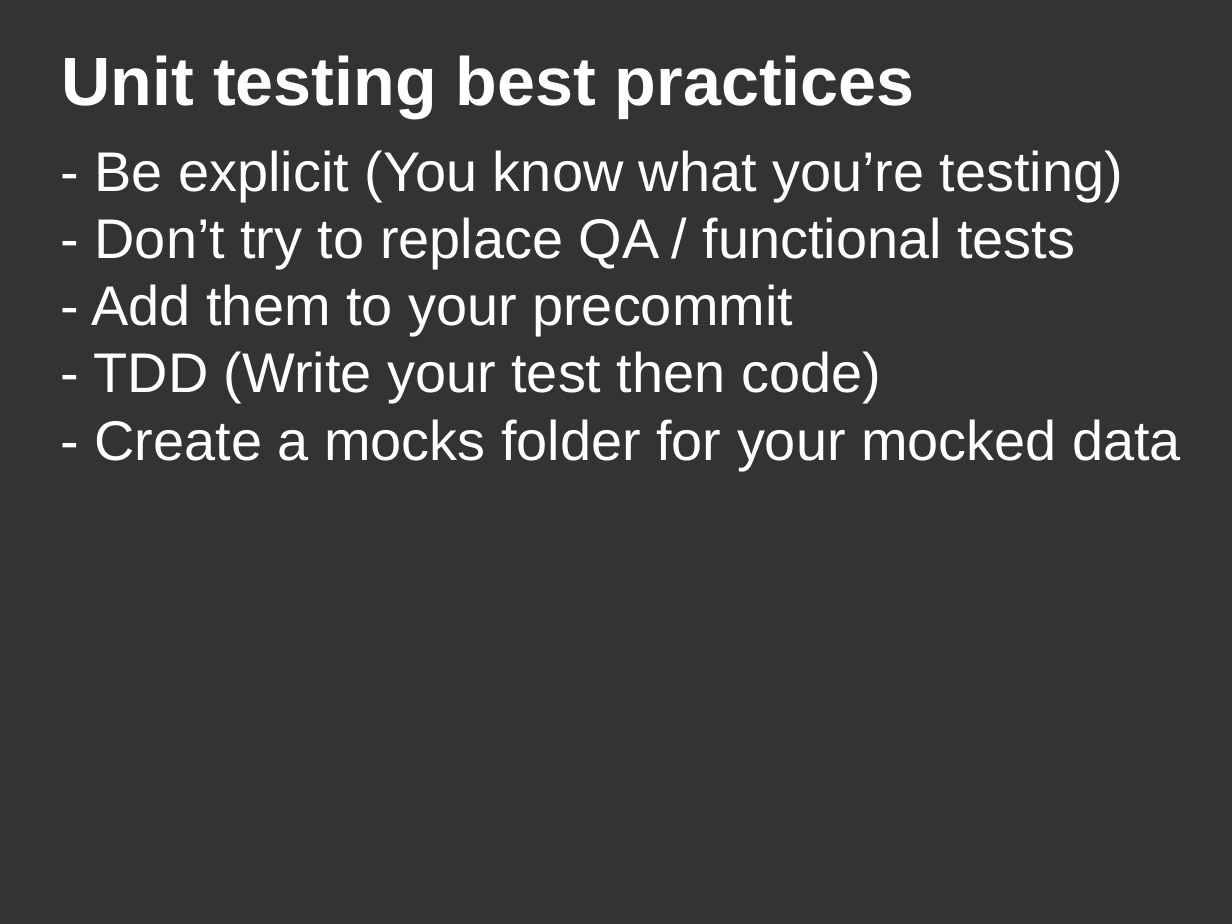
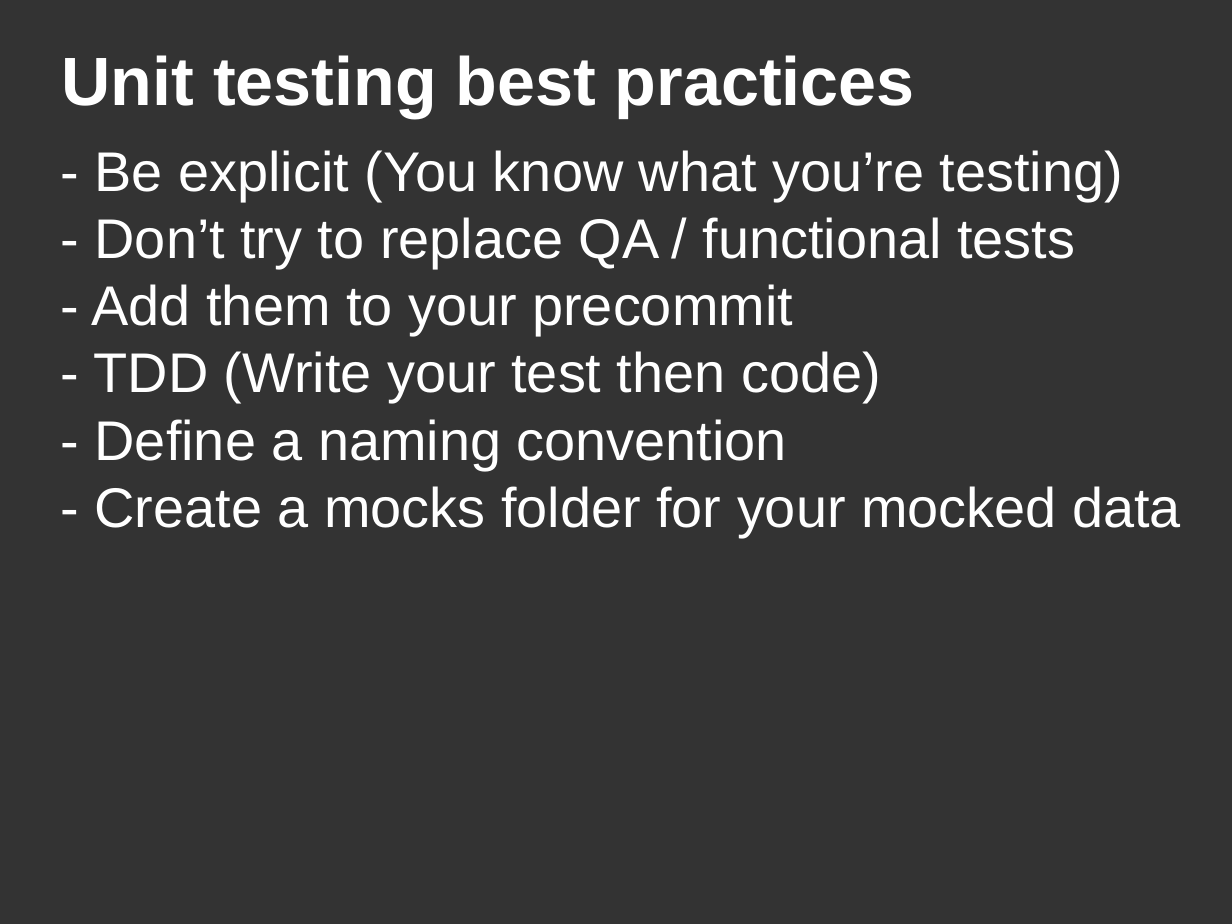
Before and after one commit to DanYellow/presentations, a slide deck: slide 24 of unit-tests/presentation.odp (slide 25 before the commit). Drawn at 1232x924 pixels with LibreOffice and Linux fonts; fonts in the diff are those of the drawing. Boxes give left, top, right and bottom in pixels: in the first picture for what was removed or moved away, otherwise in the second. Text is boxed around its words. In the diff, an @@ line names an element or a change of style, - is before the commit and + after.

Commit message:
Updates presentation

```diff
--- a/unit-tests/presentation.odp
+++ b/unit-tests/presentation.odp
@@ title at <box>92,150,1181,537</box>: text changed @@
-- Be explicit (You know what you’re testing)
-- Don’t try to replace QA / functional tests
-- Add them to your precommit
-- TDD (Write your test then code)
-- Create a mocks folder for your mocked data
+- Be explicit (You know what you’re testing)
+- Don’t try to replace QA / functional tests
+- Add them to your precommit
+- TDD (Write your test then code)
+- Define a naming convention
+- Create a mocks folder for your mocked data
```
Also in this commit, not shown: 3 other slides changed, 2 slides added, 1 slide removed, 3 other files.
